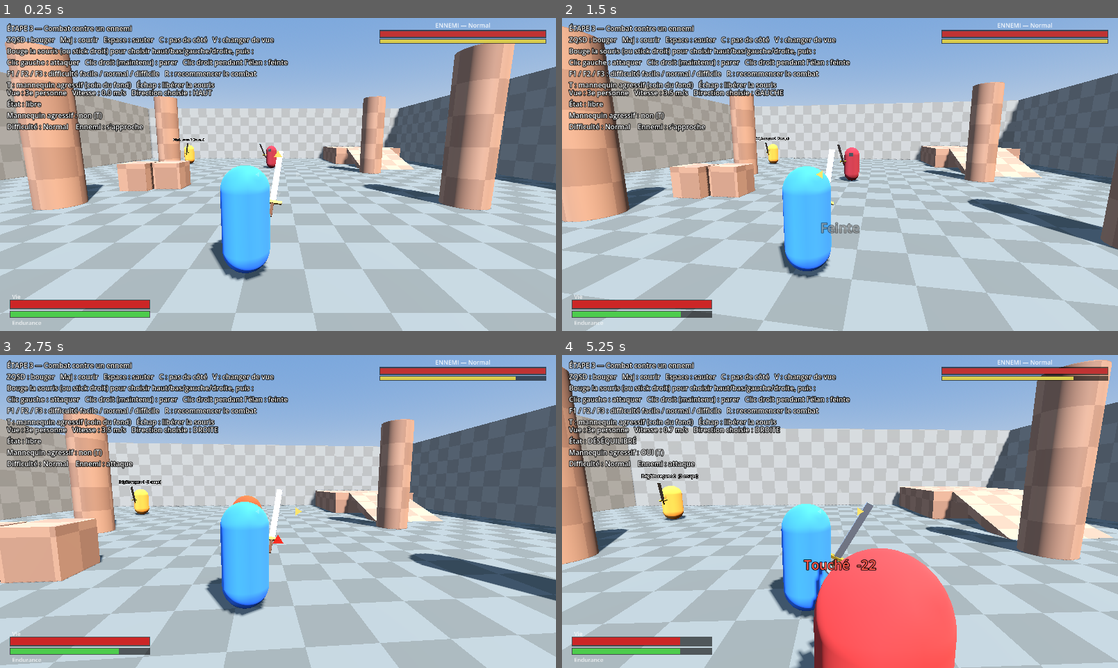
Above: before the commit, frames 1-4 (two rows, left to right).
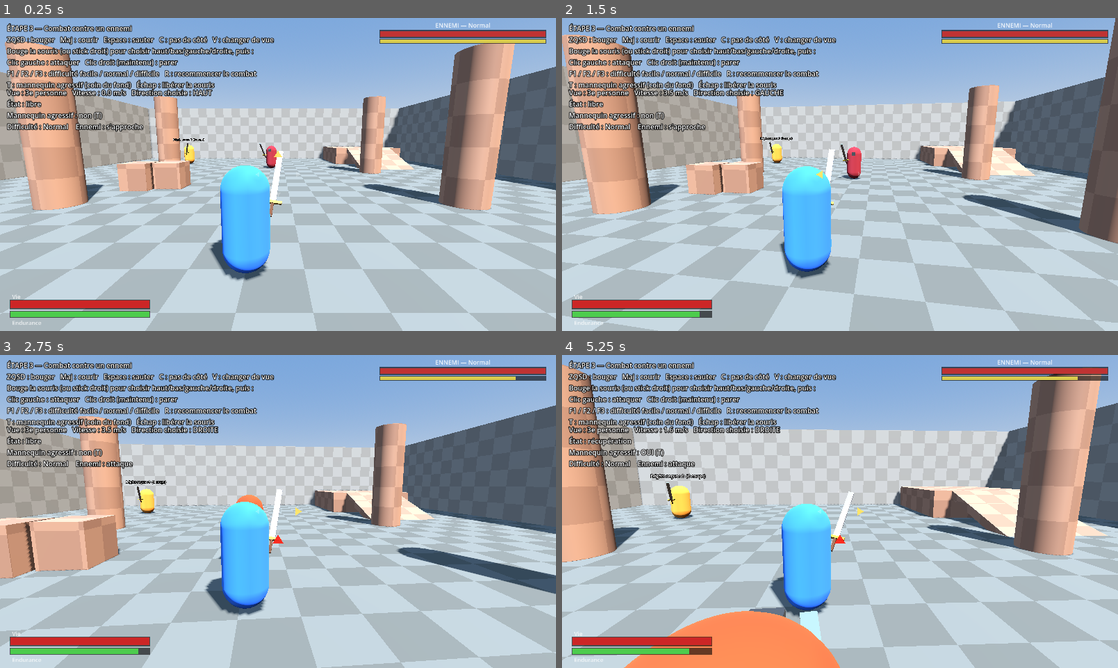
Above: after the commit, the same moments.

Repository: NengD/RPGMedieval
Game: Godot game, scene res://scenes/main.tscn
Same seed, same stepped clock (60 frames per second), same inputs: the game is played once before the commit and once after it.
Inputs (mouse positions are in pixels of both pictures, inside the frame that each line leads up to):
- Up to frame 1 (0.25 s): no input
- Up to frame 2 (1.5 s): move the mouse to (867, 174) at 0.52 s; press the mouse at (867, 174) at 0.53 s; hold W (move_forward) from 0.53 s (still down); tap Space (jump) at 0.77 s; right-click (867, 174) at 0.8 s; move the mouse to (812, 174) at 1.27 s; release the mouse at (812, 174) at 1.28 s; right-click (812, 174) at 1.35 s
- Up to frame 3 (2.75 s): keep holding W (move_forward); tap Space (jump) at 1.52 s; click (250, 511) at 1.55 s; move the mouse to (289, 505) at 2.02 s; press the mouse at (289, 505) at 2.03 s; right-click (289, 505) at 2.3 s
- Up to frame 4 (5.25 s): keep holding W (move_forward); move the mouse to (834, 517) at 2.77 s; release the mouse at (834, 517) at 2.78 s; tap C (dodge) at 2.85 s; tap Space (jump) at 3.02, 3.77, 4.52 s; click (834, 517) at 3.05 s; move the mouse to (878, 514) at 3.52 s; hold Right mouse button (guard) 3.53-4.28 s; move the mouse to (795, 508) at 4.27 s; tap Shift (sprint) at 4.35 s; click (795, 508) at 4.55 s; move the mouse to (845, 511) at 5.02 s; hold T (toggle_practice) from 5.03 s (still down); click (845, 511) at 5.17 s

The runs differ from the first frame. In frame 1, 0.3% of the frame differs, in the area x 32-52%, y 13-16%; in frame 2, 40%, in the area x 0-100%, y 0-100%; in frame 3, 32%; in frame 4, 35%.

Commit message:
Retrait de la feinte ; l'ennemi pare beaucoup moins bien
Co-Authored-By: Claude Sonnet 5.5 <noreply@anthropic.com>

Diff:
--- a/scripts/combatant.gd
+++ b/scripts/combatant.gd
@@ -1,11 +1,10 @@
 class_name Combatant
 extends Node
 ## Cerveau du combat corps à corps, partagé par le héros, le mannequin et (étape 3) l'ennemi.
-## Gère : attaque en 3 temps (préparation / coup / récupération), feinte, parade directionnelle,
+## Gère : attaque en 3 temps (préparation / coup / récupération), parade directionnelle,
 ## parade parfaite, endurance, déséquilibre, vie. Aucune dépendance à l'affichage.
 
 signal attack_started(dir: int)
-signal feinted
 signal staggered(perfect: bool)
 signal damaged(amount: float, attacker: Combatant)
 ## Côté victime : un coup vient d'être résolu (result = Result.*).
@@ -33,8 +32,6 @@
 var state_time := 0.0
 var state_duration := 0.0
 var attack_dir: int = Dir.UP
-var feinted_attack := false      # la récupération en cours vient d'une feinte
-var feint_progress := 0.0        # avancement de la préparation au moment de la feinte
 var stagger_perfect := false     # déséquilibre causé par une parade parfaite
 
 var guard_held := false
@@ -72,7 +69,6 @@
 	state_time = 0.0
 	guard_held = false
 	guard_time = 0.0
-	feinted_attack = false
 	invulnerable = false
 	_regen_timer = 0.0
 	_queued_dir = -1
@@ -117,24 +113,10 @@
 		return false
 	attack_dir = dir
 	_strike_done = false
-	feinted_attack = false
 	spend_stamina(GameConfig.ATTACK_STAMINA[dir])
 	var windup: float = GameConfig.ATTACK_WINDUP[dir]
 	_enter(State.WINDUP, windup / speed_scale)
 	attack_started.emit(dir)
-	return true
-
-
-## Feinte : annule l'attaque pendant la préparation.
-func request_feint() -> bool:
-	if state != State.WINDUP or dead:
-		return false
-	feint_progress = clampf(state_time / maxf(state_duration, 0.001), 0.0, 1.0)
-	spend_stamina(GameConfig.FEINT_STAMINA)
-	feinted_attack = true
-	_queued_dir = -1
-	_enter(State.RECOVERY, GameConfig.FEINT_RECOVERY)
-	feinted.emit()
 	return true
 
 
--- a/scripts/enemy.gd
+++ b/scripts/enemy.gd
@@ -24,8 +24,6 @@
 var _attack_cd := 1.5
 var _last_dirs: Array = []
 var _retreating := false
-var _will_feint := false
-var _feint_at := 0.55
 var _seen_threat := false
 var _threat_time := 0.0
 var _plan_parry := false
@@ -104,7 +102,6 @@
 	_retreating = false
 	_seen_threat = false
 	_guard_wanted = false
-	_will_feint = false
 	_last_dirs.clear()
 	_attack_cd = 1.5
 	if target:
@@ -238,7 +235,6 @@
 		mode = Mode.ATTACK
 		if dist > 1.8:
 			desired = dir_to * GameConfig.ENEMY_WALK_SPEED
-		_maybe_feint()
 	elif _guard_wanted:
 		mode = Mode.DEFEND
 		desired = side * _circle_sign * 0.8
@@ -264,10 +260,7 @@
 	var dir := _choose_dir(dist)
 	if not combatant.request_attack(dir):
 		return
-	var feint_chance: float = GameConfig.AI_FEINT_CHANCE[difficulty]
 	var interval: float = GameConfig.AI_ATTACK_INTERVAL[difficulty]
-	_will_feint = randf() < feint_chance
-	_feint_at = randf_range(0.4, 0.75)
 	_attack_cd = interval * randf_range(0.8, 1.3)
 	_last_dirs.append(dir)
 	if _last_dirs.size() > 2:
@@ -298,15 +291,6 @@
 	return Combatant.Dir.UP
 
 
-func _maybe_feint() -> void:
-	var c := combatant
-	if _will_feint and c.state == Combatant.State.WINDUP \
-			and c.state_time / maxf(c.state_duration, 0.001) >= _feint_at:
-		_will_feint = false
-		c.request_feint()
-		_attack_cd = 0.3   # il enchaîne vite avec une autre direction
-
-
 # ---------------------------------------------------------------- réactions
 
 func _process(_delta: float) -> void:
--- a/scripts/game_config.gd
+++ b/scripts/game_config.gd
@@ -69,7 +69,7 @@
 # ============================================================
 const DIR_NAMES := ["haut", "droite", "estoc", "gauche"]   # "bas" = l'estoc (coup pointé droit devant)
 
-# Une attaque = préparation (on peut feinter) -> coup (touche) -> récupération.
+# Une attaque = préparation -> coup (touche) -> récupération.
 const ATTACK_WINDUP   := [0.50, 0.34, 0.40, 0.34]   # préparation (s)
 const ATTACK_STRIKE   := [0.14, 0.12, 0.10, 0.12]   # durée où le coup peut toucher (s)
 const ATTACK_RECOVERY := [0.45, 0.35, 0.40, 0.35]   # récupération (s)
@@ -78,8 +78,6 @@
 const ATTACK_REACH    := [0.0, 0.0, 0.7, 0.0]        # portée en plus (l'estoc porte plus loin)
 const ATTACK_ARC_DEG  := [110.0, 110.0, 45.0, 110.0] # largeur du cône (l'estoc est étroit : il faut viser)
 const ATTACK_BUFFER := 0.20          # un clic pendant la récupération est mémorisé (s)
-const FEINT_RECOVERY := 0.18         # temps de récupération après une feinte
-const FEINT_STAMINA := 6.0
 const MELEE_RANGE := 2.3             # portée de l'épée (m, depuis le centre du corps)
 const AIM_ASSIST_RANGE := 4.0        # (3e personne) le héros se tourne vers un ennemi proche
 const AIM_ASSIST_ANGLE_DEG := 40.0
@@ -126,12 +124,11 @@
 # ============================================================
 const DIFFICULTY_NAMES := ["Facile", "Normal", "Difficile"]
 const DEFAULT_DIFFICULTY := 1
-const AI_REACTION_TIME := [0.50, 0.30, 0.15]          # délai avant de réagir à ton coup (s)
-const AI_PARRY_CHANCE := [0.30, 0.55, 0.80]           # chance de tenter une parade
-const AI_PERFECT_PARRY_CHANCE := [0.03, 0.12, 0.30]   # parmi les parades : tentative de parade parfaite
-const AI_WRONG_SIDE_CHANCE := [0.35, 0.18, 0.06]      # chance de garder du mauvais côté
+const AI_REACTION_TIME := [0.40, 0.28, 0.18]          # délai avant de réagir à ton coup (s) : plus c'est long, moins il pare
+const AI_PARRY_CHANCE := [0.15, 0.30, 0.50]           # chance de tenter une parade
+const AI_PERFECT_PARRY_CHANCE := [0.0, 0.04, 0.12]    # parmi les parades : tentative de parade parfaite
+const AI_WRONG_SIDE_CHANCE := [0.50, 0.35, 0.20]      # chance de garder du mauvais côté
 const AI_ATTACK_INTERVAL := [2.4, 1.6, 0.9]           # pause moyenne entre deux attaques (s)
-const AI_FEINT_CHANCE := [0.05, 0.15, 0.30]           # chance de feinter une attaque
 const AI_SMART_CHANCE := [0.15, 0.45, 0.75]           # chance d'éviter la direction que tu gardes
 const AI_SPEED_SCALE := [0.75, 0.90, 1.05]            # vitesse de ses attaques (1 = comme toi)
 const AI_DAMAGE_SCALE := [0.6, 0.8, 1.0]              # force de ses coups
--- a/scripts/hud.gd
+++ b/scripts/hud.gd
@@ -21,7 +21,7 @@
 	_help.text = "ÉTAPE 3 — Combat contre un ennemi\n" \
 		+ "ZQSD : bouger   Maj : courir   Espace : sauter   C : pas de côté   V : changer de vue\n" \
 		+ "Bouge la souris (ou stick droit) pour choisir haut/bas/gauche/droite, puis :\n" \
-		+ "Clic gauche : attaquer   Clic droit (maintenu) : parer   Clic droit pendant l'élan : feinte\n" \
+		+ "Clic gauche : attaquer   Clic droit (maintenu) : parer\n" \
 		+ "F1 / F2 / F3 : difficulté facile / normal / difficile   R : recommencer le combat\n" \
 		+ "T : mannequin agressif (coin du fond)   Échap : libérer la souris"
 	add_child(_help)
@@ -54,7 +54,6 @@
 	var c := player.combatant
 	c.hit_resolved.connect(_on_player_hit_resolved)
 	c.strike_result.connect(_on_player_strike_result)
-	c.feinted.connect(func(): show_message("Feinte", Color(0.8, 0.8, 0.8)))
 	c.died.connect(func(): show_message("VOUS ÊTES MORT", Color(1, 0.3, 0.3), 2.0))
 	enemy.combatant.died.connect(func(): show_message("ENNEMI VAINCU !", Color(0.5, 1.0, 0.5), 2.0))
 
--- a/scripts/player.gd
+++ b/scripts/player.gd
@@ -168,10 +168,8 @@
 	_dodge_cooldown = maxf(0.0, _dodge_cooldown - delta)
 	_update_aim(delta)
 
-	# Garde / feinte (clic droit)
+	# Garde (clic droit maintenu)
 	var alive := not combatant.dead
-	if alive and Input.is_action_just_pressed(&"guard") and combatant.state == Combatant.State.WINDUP:
-		combatant.request_feint()
 	combatant.set_guard(alive and Input.is_action_pressed(&"guard"), aim_dir)
 	combatant.invulnerable = invulnerable
 	if not combatant.is_attacking():
--- a/scripts/weapon_visual.gd
+++ b/scripts/weapon_visual.gd
@@ -59,7 +59,6 @@
 func bind(c: Combatant) -> void:
 	combatant = c
 	c.attack_started.connect(func(_d: int): _from = _displayed)
-	c.feinted.connect(func(): _from = _displayed)
 
 
 func _add_part(size: Vector3, pos: Vector3, color: Color, metallic: float, roughness: float) -> void:
@@ -87,8 +86,7 @@
 		Combatant.State.STRIKE:
 			_displayed = windup_pose(c.attack_dir).interpolate_with(strike_pose(c.attack_dir), ease(t, 2.0))
 		Combatant.State.RECOVERY:
-			var start := _from if c.feinted_attack else strike_pose(c.attack_dir)
-			_displayed = start.interpolate_with(rest_pose(), ease(t, 0.5))
+			_displayed = strike_pose(c.attack_dir).interpolate_with(rest_pose(), ease(t, 0.5))
 		Combatant.State.STAGGER:
 			_displayed = _displayed.interpolate_with(stagger_pose(), 1.0 - exp(-14.0 * delta))
 		_:
--- a/tests/combat_tests.gd
+++ b/tests/combat_tests.gd
@@ -75,22 +75,6 @@
 	_check(a.state == S.IDLE, "revient à l'état libre")
 	_check(b.health < health0, "le coup touche (vie %.0f -> %.0f)" % [health0, b.health])
 	_check(is_equal_approx(health0 - b.health, GameConfig.ATTACK_DAMAGE[D.RIGHT]), "dégâts = ceux de la config")
-	await _cleanup(p)
-
-	print("[Feinte]")
-	p = _pair()
-	a = p[0]
-	b = p[1]
-	await physics_frame
-	a.request_attack(D.UP)
-	await _seconds(0.1)
-	_check(a.request_feint(), "feinte possible pendant la préparation")
-	_check(a.state == S.RECOVERY and a.feinted_attack, "passe en récupération (feinte)")
-	await _seconds(1.0)
-	_check(is_equal_approx(b.health, b.max_health), "une attaque feintée ne touche pas")
-	a.request_attack(D.UP)
-	await _seconds(0.7)
-	_check(not a.request_feint(), "pas de feinte une fois le coup parti")
 	await _cleanup(p)
 
 	print("[Portée et orientation]")
--- a/tests/run_tests.gd
+++ b/tests/run_tests.gd
@@ -167,12 +167,6 @@
 	_check(player.try_attack(), "le héros lance une attaque")
 	await _frames(240)
 	_check(dummy.total_damage > 0.0, "l'attaque touche le mannequin (%d dégâts)" % int(dummy.total_damage))
-	var before := dummy.total_damage
-	player.try_attack()
-	await _frames(20)
-	_check(player.combatant.request_feint(), "feinte pendant l'élan")
-	await _frames(240)
-	_check(is_equal_approx(dummy.total_damage, before), "une attaque feintée ne touche pas")
 
 	print("[Mannequin agressif]")
 	_teleport(main.DUMMY_POS + Vector3(0, 0.05, 2.5), 0.0)
@@ -256,8 +250,8 @@
 		await _frames(120 * 2)
 	var guarded: int = results.get(Combatant.Result.BLOCKED, 0) + results.get(Combatant.Result.PARRIED, 0) + results.get(Combatant.Result.GUARD_BROKEN, 0)
 	var passed: int = results.get(Combatant.Result.HIT, 0)
-	_check(guarded >= 2, "il pare une partie des coups (%d parés)" % guarded)
-	_check(passed >= 2, "mais pas tous : la parade est imparfaite (%d coups passent)" % passed)
+	_check(guarded >= 1, "il pare quelques coups (rarement) (%d parés)" % guarded)
+	_check(passed >= guarded * 2, "mais la plupart passent : la parade est imparfaite (%d coups passent)" % passed)
 
 	# difficulté et réinitialisation
 	enemy.set_difficulty(0)
Not shown, changed: CLAUDE.md
